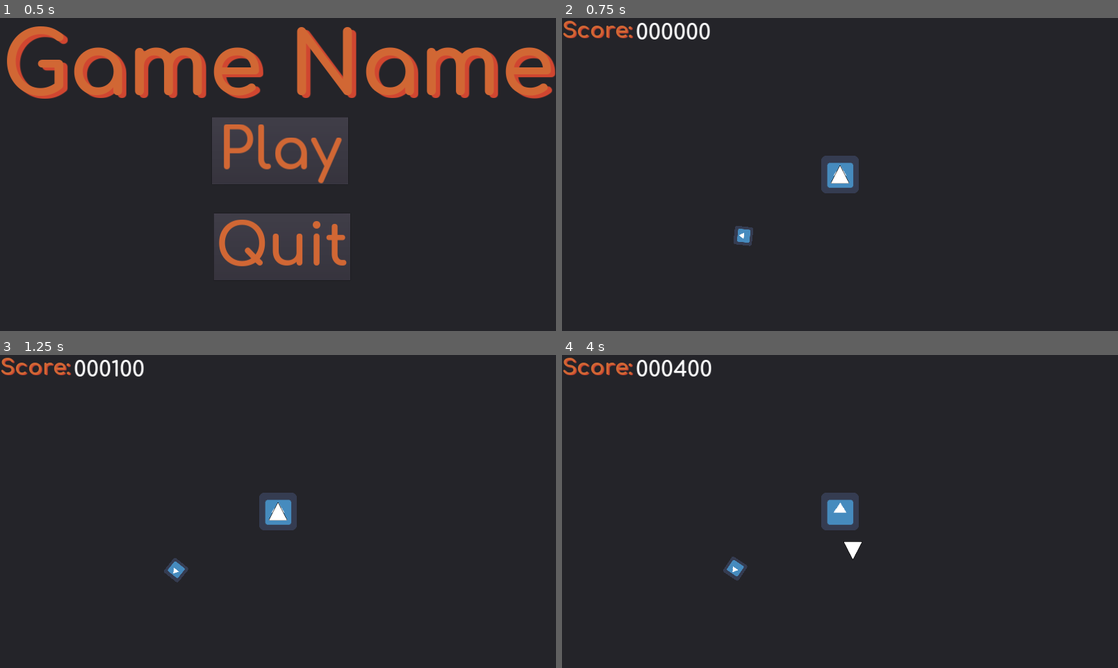
Above: before the commit, frames 1-4 (two rows, left to right).
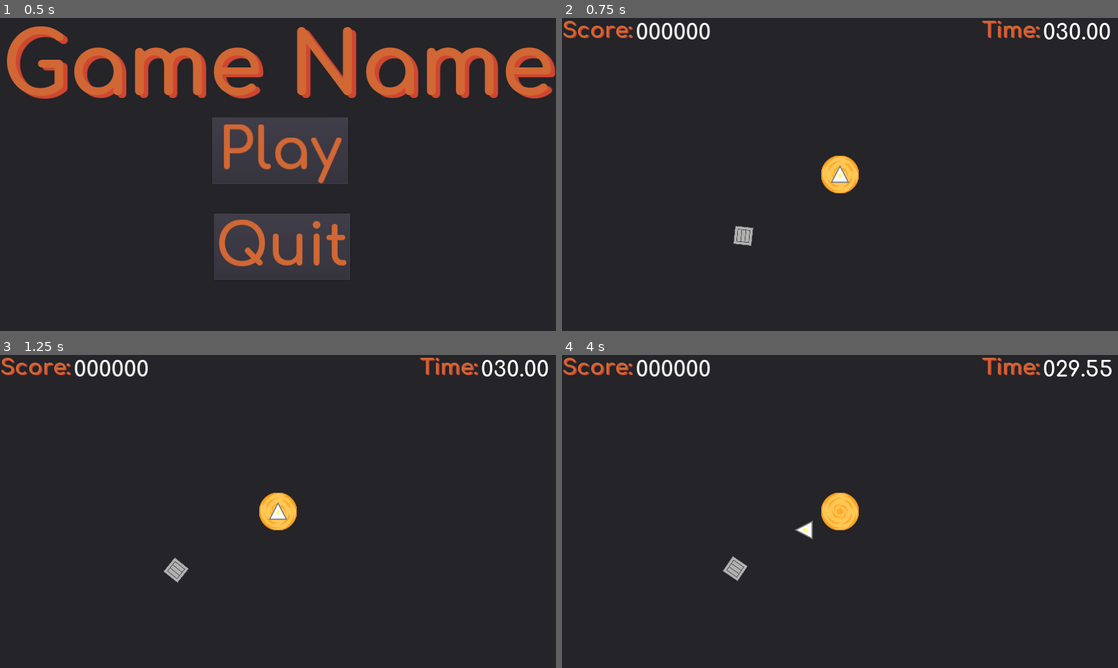
Above: after the commit, the same moments.

Repository: widberg/LD42
Game: Godot game, scene res://scenes/Main.tscn
The game is run twice, just before and just after one commit, with the same random seed, the same clock (stepped at 60 frames per second) and the same inputs. The engine's default icon, where the game draws it, is replaced by a stand-in: a white triangle on a blue panel in a dark square.
Inputs:
- Up to frame 1 (0.5 s): no input
- Up to frame 2 (0.75 s): click "Play" at 0.5 s
- Up to frame 3 (1.25 s): no input
- Up to frame 4 (4 s): hold D (turn_right) 1.28-2.03 s; hold A (turn_left) 2.03-2.78 s; hold D (turn_right) 2.78-3.53 s; hold W (move_forward) from 3.53 s (still down)

Frame 1 is identical in both runs. In frame 2, 1.5% of the frame differs, in the area x 30-99%, y 0-73%; in frame 3, 1.8%; in frame 4, 2.0%, in the area x 20-99%, y 0-73%.

Commit message:
Added timer and game over

Diff:
--- a/scenes/Game.tscn
+++ b/scenes/Game.tscn
@@ -1,45 +1,63 @@
-[gd_scene load_steps=13 format=2]
-
-[ext_resource path="res://scenes/Portal.gd" type="Script" id=1]
-[ext_resource path="res://icon.png" type="Texture" id=2]
+[gd_scene load_steps=17 format=2]
+
+[ext_resource path="res://scripts/Portal.gd" type="Script" id=1]
+[ext_resource path="res://assets/texture/Portal.png" type="Texture" id=2]
 [ext_resource path="res://scripts/Player.gd" type="Script" id=3]
-[ext_resource path="res://assets/texture/player.png" type="Texture" id=4]
-[ext_resource path="res://scenes/Crate.gd" type="Script" id=5]
-[ext_resource path="res://assets/font/Comfortaa-Bold.tres" type="DynamicFontData" id=6]
-[ext_resource path="res://scenes/ScoreNumber.gd" type="Script" id=7]
-
-[sub_resource type="CircleShape2D" id=5]
+[ext_resource path="res://assets/texture/Ship.png" type="Texture" id=4]
+[ext_resource path="res://scripts/Crate.gd" type="Script" id=5]
+[ext_resource path="res://assets/texture/Crate.png" type="Texture" id=6]
+[ext_resource path="res://assets/font/Comfortaa-Bold.tres" type="DynamicFontData" id=7]
+[ext_resource path="res://scripts/ScoreNumber.gd" type="Script" id=8]
+[ext_resource path="res://scripts/TimerTime.gd" type="Script" id=9]
+
+[sub_resource type="CircleShape2D" id=1]
 
 custom_solver_bias = 0.0
 radius = 64.0
 
-[sub_resource type="ConvexPolygonShape2D" id=6]
+[sub_resource type="ConvexPolygonShape2D" id=2]
 
 custom_solver_bias = 0.0
 points = PoolVector2Array( 31.5, 0, 64, 64, 0, 64 )
 
-[sub_resource type="RectangleShape2D" id=4]
+[sub_resource type="RectangleShape2D" id=3]
 
 custom_solver_bias = 0.0
 extents = Vector2( 32, 32 )
 
-[sub_resource type="DynamicFont" id=2]
+[sub_resource type="DynamicFont" id=4]
 
 size = 75
 use_mipmaps = false
 use_filter = true
-font_data = ExtResource( 6 )
+font_data = ExtResource( 7 )
 _sections_unfolded = [ "Font", "Settings" ]
 
-[sub_resource type="DynamicFont" id=3]
+[sub_resource type="DynamicFont" id=5]
 
 size = 75
 use_mipmaps = false
 use_filter = true
-font_data = ExtResource( 6 )
+font_data = ExtResource( 7 )
 _sections_unfolded = [ "Font", "Settings" ]
 
-[node name="Background" type="Panel" index="0"]
+[sub_resource type="DynamicFont" id=6]
+
+size = 75
+use_mipmaps = false
+use_filter = true
+font_data = ExtResource( 7 )
+_sections_unfolded = [ "Extra Spacing", "Font", "Settings" ]
+
+[sub_resource type="DynamicFont" id=7]
+
+size = 75
+use_mipmaps = false
+use_filter = false
+font_data = ExtResource( 7 )
+_sections_unfolded = [ "Font", "Settings" ]
+
+[node name="Background" type="Panel"]
 
 anchor_left = 0.0
 anchor_top = 0.0
@@ -210,7 +228,7 @@
 mouse_default_cursor_shape = 0
 size_flags_horizontal = 1
 size_flags_vertical = 1
-texture = ExtResource( 2 )
+texture = ExtResource( 6 )
 expand = true
 stretch_mode = 0
 _sections_unfolded = [ "Rect" ]
@@ -238,7 +256,7 @@
 percent_visible = 1.0
 lines_skipped = 0
 max_lines_visible = -1
-_sections_unfolded = [ "custom_colors", "custom_constants", "custom_fonts" ]
+_sections_unfolded = [ "Rect", "custom_colors", "custom_constants", "custom_fonts" ]
 
 [node name="ScoreNumber" type="Label" parent="ScoreText" index="0"]
 
@@ -256,12 +274,62 @@
 mouse_default_cursor_shape = 0
 size_flags_horizontal = 1
 size_flags_vertical = 4
-custom_fonts/font = SubResource( 3 )
+custom_fonts/font = SubResource( 5 )
 text = "000000"
 percent_visible = 1.0
 lines_skipped = 0
 max_lines_visible = -1
-script = ExtResource( 7 )
-_sections_unfolded = [ "custom_fonts" ]
+script = ExtResource( 8 )
+_sections_unfolded = [ "Rect", "custom_fonts" ]
+
+[node name="TimerText" type="Label" parent="." index="5"]
+
+anchor_left = 0.0
+anchor_top = 0.0
+anchor_right = 0.0
+anchor_bottom = 0.0
+margin_left = 1450.0
+margin_right = 1655.0
+margin_bottom = 85.0
+rect_pivot_offset = Vector2( 0, 0 )
+rect_clip_content = false
+mouse_filter = 2
+mouse_default_cursor_shape = 0
+size_flags_horizontal = 1
+size_flags_vertical = 4
+custom_fonts/font = SubResource( 6 )
+custom_colors/font_color = Color( 0.823529, 0.407843, 0.207843, 1 )
+custom_colors/font_color_shadow = Color( 0.819608, 0.278431, 0.192157, 1 )
+custom_constants/shadow_offset_x = 4
+custom_constants/shadow_offset_y = 3
+text = "Time:"
+percent_visible = 1.0
+lines_skipped = 0
+max_lines_visible = -1
+_sections_unfolded = [ "Rect", "custom_colors", "custom_constants", "custom_fonts" ]
+
+[node name="TimerTime" type="Label" parent="TimerText" index="0"]
+
+anchor_left = 0.0
+anchor_top = 0.0
+anchor_right = 0.0
+anchor_bottom = 0.0
+margin_left = 210.0
+margin_top = 7.0
+margin_right = 443.0
+margin_bottom = 92.0
+rect_pivot_offset = Vector2( 0, 0 )
+rect_clip_content = false
+mouse_filter = 2
+mouse_default_cursor_shape = 0
+size_flags_horizontal = 1
+size_flags_vertical = 4
+custom_fonts/font = SubResource( 7 )
+text = "060.00"
+percent_visible = 1.0
+lines_skipped = 0
+max_lines_visible = -1
+script = ExtResource( 9 )
+_sections_unfolded = [ "Rect", "custom_fonts" ]
 
 [connection signal="body_entered" from="Portal" to="Portal" method="_on_Portal_body_entered"]
--- /dev/null
+++ b/scenes/GameOver.tscn
@@ -0,0 +1,203 @@
+[gd_scene load_steps=10 format=2]
+
+[ext_resource path="res://assets/font/Comfortaa-Bold.tres" type="DynamicFontData" id=1]
+[ext_resource path="res://scripts/ScoreNumberOver.gd" type="Script" id=2]
+[ext_resource path="res://scripts/Play.gd" type="Script" id=3]
+[ext_resource path="res://scripts/Quit.gd" type="Script" id=4]
+
+[sub_resource type="DynamicFont" id=1]
+
+size = 200
+use_mipmaps = false
+use_filter = false
+font_data = ExtResource( 1 )
+_sections_unfolded = [ "Font", "Settings" ]
+
+[sub_resource type="DynamicFont" id=2]
+
+size = 150
+use_mipmaps = false
+use_filter = true
+font_data = ExtResource( 1 )
+_sections_unfolded = [ "Font", "Settings" ]
+
+[sub_resource type="DynamicFont" id=3]
+
+size = 150
+use_mipmaps = false
+use_filter = true
+font_data = ExtResource( 1 )
+_sections_unfolded = [ "Font", "Settings" ]
+
+[sub_resource type="DynamicFont" id=4]
+
+size = 150
+use_mipmaps = false
+use_filter = true
+font_data = ExtResource( 1 )
+_sections_unfolded = [ "Font", "Settings" ]
+
+[sub_resource type="DynamicFont" id=5]
+
+size = 150
+use_mipmaps = false
+use_filter = true
+font_data = ExtResource( 1 )
+_sections_unfolded = [ "Font", "Settings" ]
+
+[node name="Background" type="Panel" index="0"]
+
+anchor_left = 0.0
+anchor_top = 0.0
+anchor_right = 0.0
+anchor_bottom = 0.0
+margin_top = 2.0
+margin_right = 1920.0
+margin_bottom = 1082.0
+rect_pivot_offset = Vector2( 0, 0 )
+rect_clip_content = false
+mouse_filter = 0
+mouse_default_cursor_shape = 0
+size_flags_horizontal = 1
+size_flags_vertical = 1
+_sections_unfolded = [ "Rect" ]
+
+[node name="Game Over" type="Label" parent="." index="0"]
+
+anchor_left = 0.0
+anchor_top = 0.0
+anchor_right = 0.0
+anchor_bottom = 0.0
+margin_left = 372.0
+margin_top = 10.0
+margin_right = 1548.0
+margin_bottom = 234.0
+rect_pivot_offset = Vector2( 0, 0 )
+rect_clip_content = false
+mouse_filter = 2
+mouse_default_cursor_shape = 0
+size_flags_horizontal = 1
+size_flags_vertical = 4
+custom_fonts/font = SubResource( 1 )
+custom_colors/font_color = Color( 0.823529, 0.407843, 0.207843, 1 )
+custom_colors/font_color_shadow = Color( 0.819608, 0.278431, 0.192157, 1 )
+custom_constants/shadow_offset_x = 10
+custom_constants/shadow_offset_y = 7
+text = "Game Over"
+percent_visible = 1.0
+lines_skipped = 0
+max_lines_visible = -1
+_sections_unfolded = [ "Rect", "custom_colors", "custom_constants", "custom_fonts" ]
+
+[node name="ScoreText" type="Label" parent="." index="1"]
+
+anchor_left = 0.0
+anchor_top = 0.0
+anchor_right = 0.0
+anchor_bottom = 0.0
+margin_left = 461.0
+margin_top = 311.0
+margin_right = 950.0
+margin_bottom = 480.0
+rect_pivot_offset = Vector2( 0, 0 )
+rect_clip_content = false
+mouse_filter = 2
+mouse_default_cursor_shape = 0
+size_flags_horizontal = 1
+size_flags_vertical = 4
+custom_fonts/font = SubResource( 2 )
+custom_colors/font_color = Color( 0.823529, 0.407843, 0.207843, 1 )
+custom_colors/font_color_shadow = Color( 0.819608, 0.278431, 0.192157, 1 )
+custom_constants/shadow_offset_x = 7
+custom_constants/shadow_offset_y = 4
+text = "Score:"
+percent_visible = 1.0
+lines_skipped = 0
+max_lines_visible = -1
+_sections_unfolded = [ "custom_colors", "custom_constants", "custom_fonts" ]
+
+[node name="ScoreNumber" type="Label" parent="ScoreText" index="0"]
+
+anchor_left = 0.0
+anchor_top = 0.0
+anchor_right = 0.0
+anchor_bottom = 0.0
+margin_left = 494.0
+margin_top = 14.0
+margin_right = 1016.0
+margin_bottom = 183.0
+rect_pivot_offset = Vector2( 0, 0 )
+rect_clip_content = false
+mouse_filter = 2
+mouse_default_cursor_shape = 0
+size_flags_horizontal = 1
+size_flags_vertical = 4
+custom_fonts/font = SubResource( 3 )
+text = "000000"
+percent_visible = 1.0
+lines_skipped = 0
+max_lines_visible = -1
+script = ExtResource( 2 )
+_sections_unfolded = [ "custom_fonts" ]
+
+[node name="Play Again" type="Button" parent="." index="2"]
+
+anchor_left = 0.0
+anchor_top = 0.0
+anchor_right = 0.0
+anchor_bottom = 0.0
+margin_left = 545.0
+margin_top = 601.0
+margin_right = 1375.0
+margin_bottom = 776.0
+rect_pivot_offset = Vector2( 0, 0 )
+rect_clip_content = false
+focus_mode = 2
+mouse_filter = 0
+mouse_default_cursor_shape = 0
+size_flags_horizontal = 1
+size_flags_vertical = 1
+custom_fonts/font = SubResource( 4 )
+custom_colors/font_color = Color( 0.823529, 0.407843, 0.207843, 1 )
+custom_colors/font_color_hover = Color( 0.819608, 0.278431, 0.192157, 1 )
+custom_colors/font_color_pressed = Color( 0.823529, 0.215686, 0.137255, 1 )
+toggle_mode = false
+enabled_focus_mode = 2
+shortcut = null
+group = null
+text = "Play Again"
+flat = false
+align = 1
+script = ExtResource( 3 )
+_sections_unfolded = [ "Rect", "custom_colors", "custom_fonts" ]
+
+[node name="Quit" type="Button" parent="." index="3"]
+
+anchor_left = 0.0
+anchor_top = 0.0
+anchor_right = 0.0
+anchor_bottom = 0.0
+margin_left = 782.0
+margin_top = 837.0
+margin_right = 1139.0
+margin_bottom = 1012.0
+rect_pivot_offset = Vector2( 0, 0 )
+rect_clip_content = false
+focus_mode = 2
+mouse_filter = 0
+mouse_default_cursor_shape = 0
+size_flags_horizontal = 1
+size_flags_vertical = 1
+custom_fonts/font = SubResource( 5 )
+custom_colors/font_color = Color( 0.823529, 0.407843, 0.207843, 1 )
+custom_colors/font_color_hover = Color( 0.819608, 0.278431, 0.192157, 1 )
+custom_colors/font_color_pressed = Color( 0.823529, 0.215686, 0.137255, 1 )
+toggle_mode = false
+enabled_focus_mode = 2
+shortcut = null
+group = null
+text = "Quit"
+flat = false
+align = 1
+script = ExtResource( 4 )
+_sections_unfolded = [ "Rect", "custom_colors", "custom_fonts" ]
--- a/scenes/Portal.gd
+++ /dev/null
@@ -1,9 +0,0 @@
-extends Area2D
-
-var lastCrate = null
-
-func _on_Portal_body_entered(body):
-	if body.is_in_group("crate"):
-		Score.score += 1000
-		body.should_reset = true
-	pass
--- a/scripts/Player.gd
+++ b/scripts/Player.gd
@@ -3,13 +3,15 @@
 var rot
 var forward
 var movespeed = 2000
-var turnspeed = 1000
+var turnspeed = 1500
 
 func _physics_process(delta):
 	rot = get_transform().get_rotation() - PI/2.0
 	forward = Vector2(cos(rot), sin(rot)).normalized()
 	if Input.is_action_pressed("move_forward"):
 		apply_impulse(Vector2(), forward * movespeed * delta)
+		if Score.timer.is_stopped():
+			Score.timer.start()
 	if Input.is_action_pressed("turn_right"):
 		apply_impulse(Vector2(0, -32), Vector2(turnspeed * delta, 0));
 		apply_impulse(Vector2(0, 32), Vector2(-turnspeed * delta, 0));
--- /dev/null
+++ b/scripts/Portal.gd
@@ -0,0 +1,10 @@
+extends Area2D
+
+func _on_Portal_body_entered(body):
+	if body.is_in_group("crate"):
+		Score.score += 1000
+		Score.timer.set_wait_time(min(Score.timer.time_left + max(Score.add_time, Score.min_time), Score.max_time))
+		Score.timer.start()
+		Score.add_time -= 5.0
+		body.should_reset = true
+	pass
--- a/scripts/Score.gd
+++ b/scripts/Score.gd
@@ -2,19 +2,23 @@
 
 var score
 var timer
+var initial_time = 30.0
+var min_time = 10.0
+var max_time = 60.0
+var add_time
 
 func _ready():
 	score = 0
+	add_time = 30
 
 	timer = Timer.new()
 	add_child(timer)
 
 	timer.connect("timeout", self, "_on_Timer_timeout")
-	timer.set_wait_time(1.0)
-	timer.set_one_shot(false)
-	timer.start()
+	timer.set_wait_time(initial_time)
+	timer.set_one_shot(true)
 	pass
 
 func _on_Timer_timeout():
-	Score.score += 100
+	get_tree().change_scene("res://scenes/GameOver.tscn")
 	pass
--- a/scenes/ScoreNumber.gd
+++ b/scripts/ScoreNumber.gd
@@ -1,5 +1,5 @@
 extends Label
 
 func _process(delta):
-	set_text("%0*d" % [6, Score.score])
+	set_text("%06d" % Score.score)
 	pass
--- /dev/null
+++ b/scripts/ScoreNumberOver.gd
@@ -0,0 +1,6 @@
+extends Label
+
+func _ready():
+	set_text("%06d" % Score.score)
+	Score.score = 0
+	pass
--- /dev/null
+++ b/scripts/TimerTime.gd
@@ -0,0 +1,8 @@
+extends Label
+
+func _process(delta):
+	if Score.timer.is_stopped():
+		set_text(("%.2f" % Score.initial_time).pad_zeros(3))
+	else:
+		set_text(("%.2f" % Score.timer.time_left).pad_zeros(3))
+	pass
Not shown, added: assets/texture/Brick.png.import
Not shown, added: assets/texture/Crate.png.import
Not shown, added: assets/texture/Mug.png.import
Not shown, added: assets/texture/Portal.png.import
Not shown, added: assets/texture/ScreenSaver.png.import
Not shown, added: assets/texture/Ship.png.import
Not shown, added: assets/texture/Tire.png.import
Not shown, added: assets/texture/Trash.png.import
Not shown, added: export_presets.cfg
Not shown: 4 places in scenes/Game.tscn that only renumber resources
Renamed: scenes/Crate.gd -> scripts/Crate.gd
Not shown, added: .gitignore
